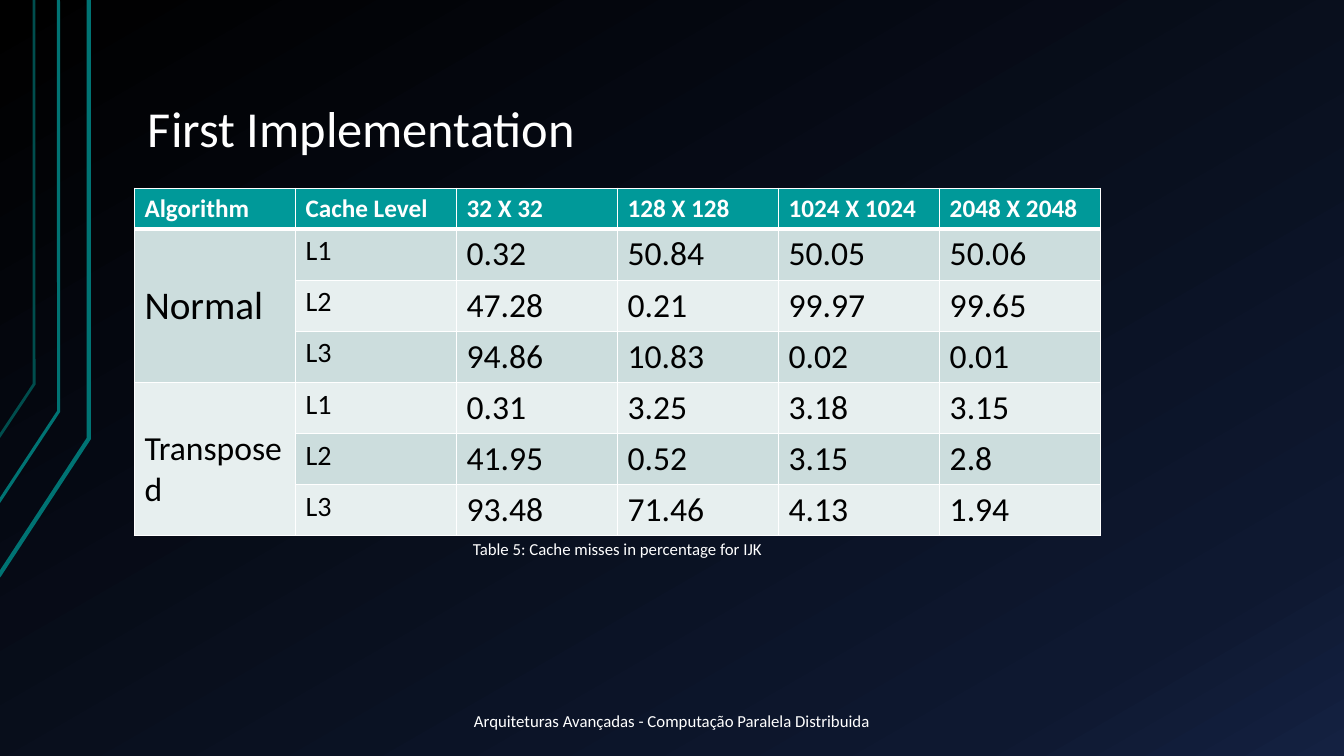
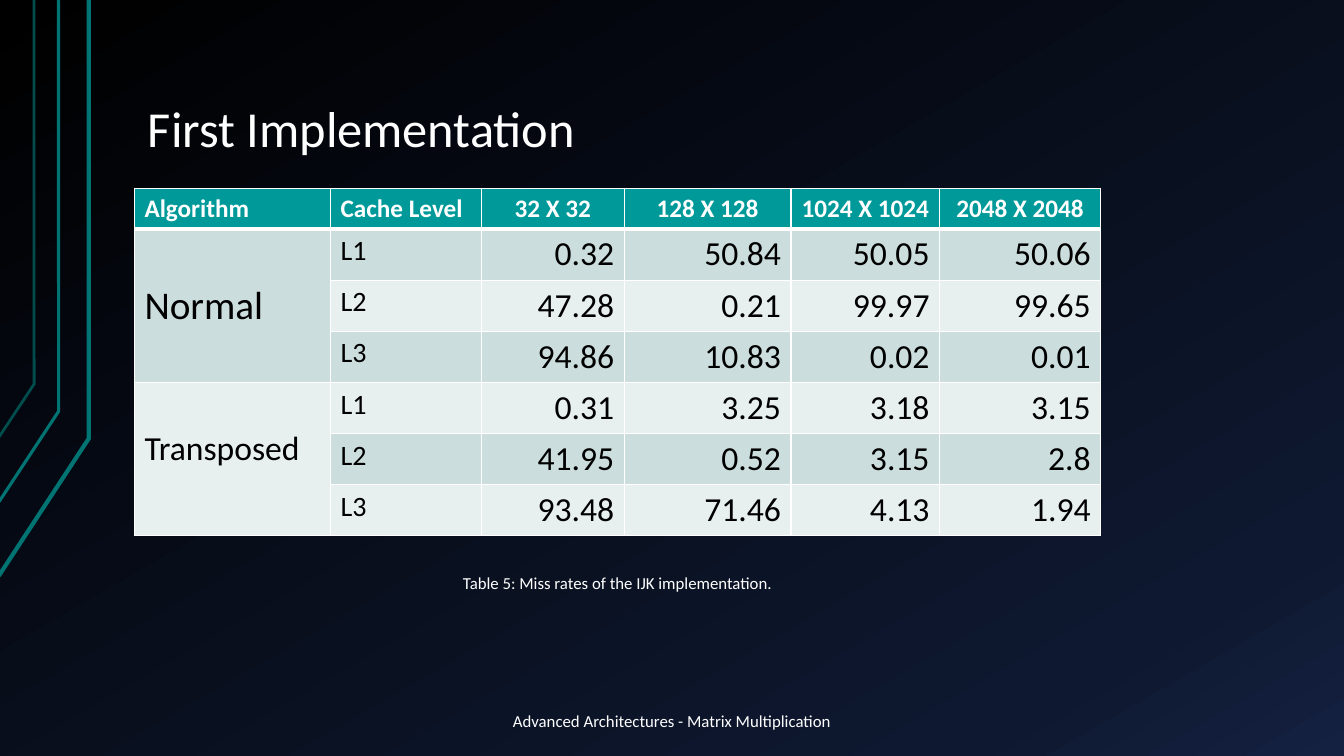
Before and after one commit to Frodo061/RegMatrix-Multiplication, a slide deck: slide 4 of AA_WorkAssignment_Pres.pptx (slide 5 before the commit). Drawn at 1344x756 pixels with LibreOffice and Linux fonts; fonts in the diff are those of the drawing. Boxes give left, top, right and bottom in pixels: in the first picture for what was removed or moved away, otherwise in the second. Text is boxed around its words. In the diff, an @@ line names an element or a change of style, - is before the commit and + after.

```diff
--- a/AA_WorkAssignment_Pres.pptx
+++ b/AA_WorkAssignment_Pres.pptx
@@ table at (134,189,1101,532) @@
@@ alignment left to centre @@
@@ alignment left to right @@
@@ text at (463,577,771,592): text changed @@
-Table 5: Cache misses in percentage for IJK
+Table 5: Miss rates of the IJK implementation.
@@ text at (513,715,831,730): text changed @@
-Arquiteturas Avançadas - Computação Paralela Distribuida
+Advanced Architectures - Matrix Multiplication
```
Also in this commit, not shown: 7 other slides changed, 2 slides added, 2 slides removed.
